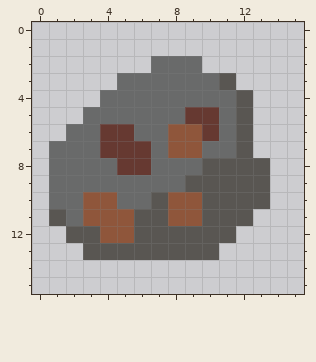
Pixel-art sprite -- res/textures/element_icons/ironore.png. Above: the version before the commit.
The file is 16x16 pixels.
Once edited:
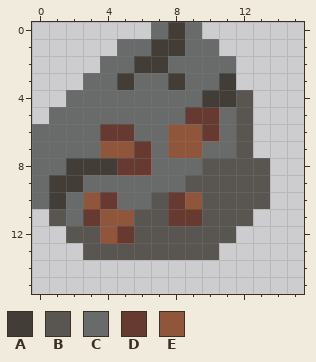
Palette (. is transparent): A #423d36  B #595652  C #696a6a  D #663931  E #8f563b
Difference:
@@ x 0..15 @@
- 0 ................
- 1 ................
- 2 .......CCC......
- 3 .....CCCCCCB....
- 4 ....CCCCCCCCB...
- 5 ...CCCCCCDDCB...
- 6 ..CCDDCCEEDCB...
- 7 .CCCDDDCEECCB...
- 8 .CCCCDDCCCBBBB..
- 9 .CCCCCCCCBBBBB..
-10 .CCEECCBEEBBBB..
-11 .BCEEEBBEEBBB...
-12 ..BBEEBBBBBB....
+ 0 .......CAC......
+ 1 .....CCAACC.....
+ 2 ....CCAACCCC....
+ 3 ...CCACCACCA....
+ 4 ..CCCCCCCCAAB...
+ 5 .CCCCCCCCDDCB...
+ 6 CCCCDDCCEEDCB...
+ 7 CCCCEEDCEECCB...
+ 8 CCAAADDCCCBBBB..
+ 9 CAACCCCCCBBBBB..
+10 CACEDCCBDEBBBB..
+11 .BCDEEBBDDBBB...
+12 ..BBEDBBBBBB....
 13 ...BBBBBBBB.....
